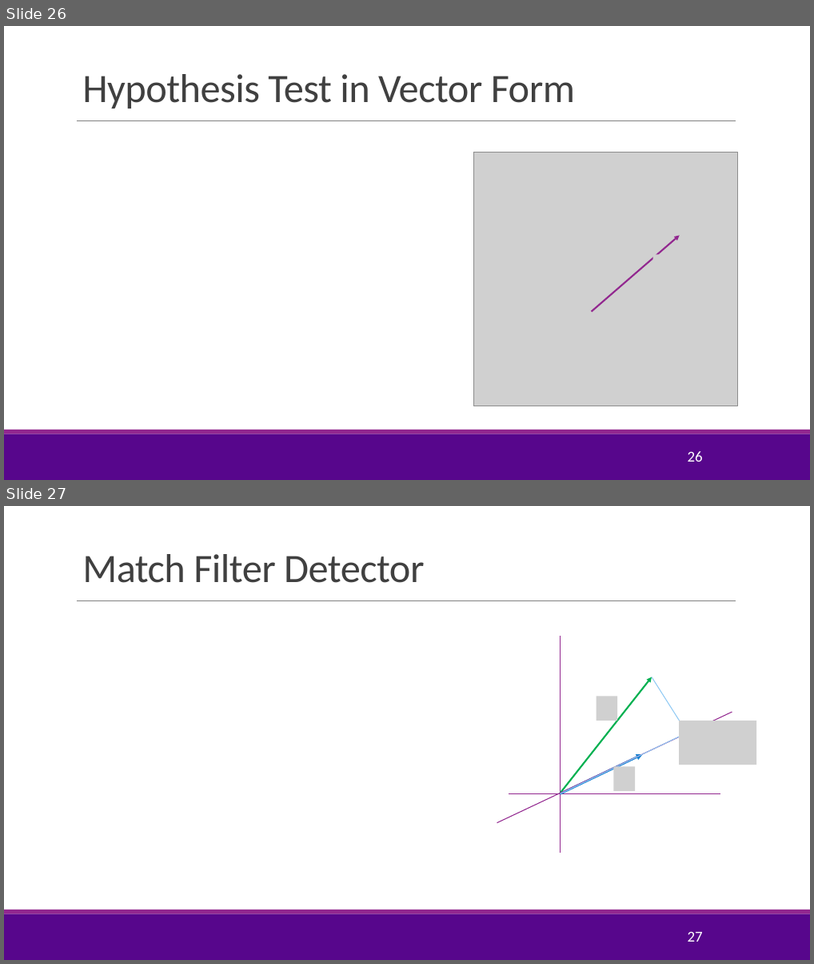
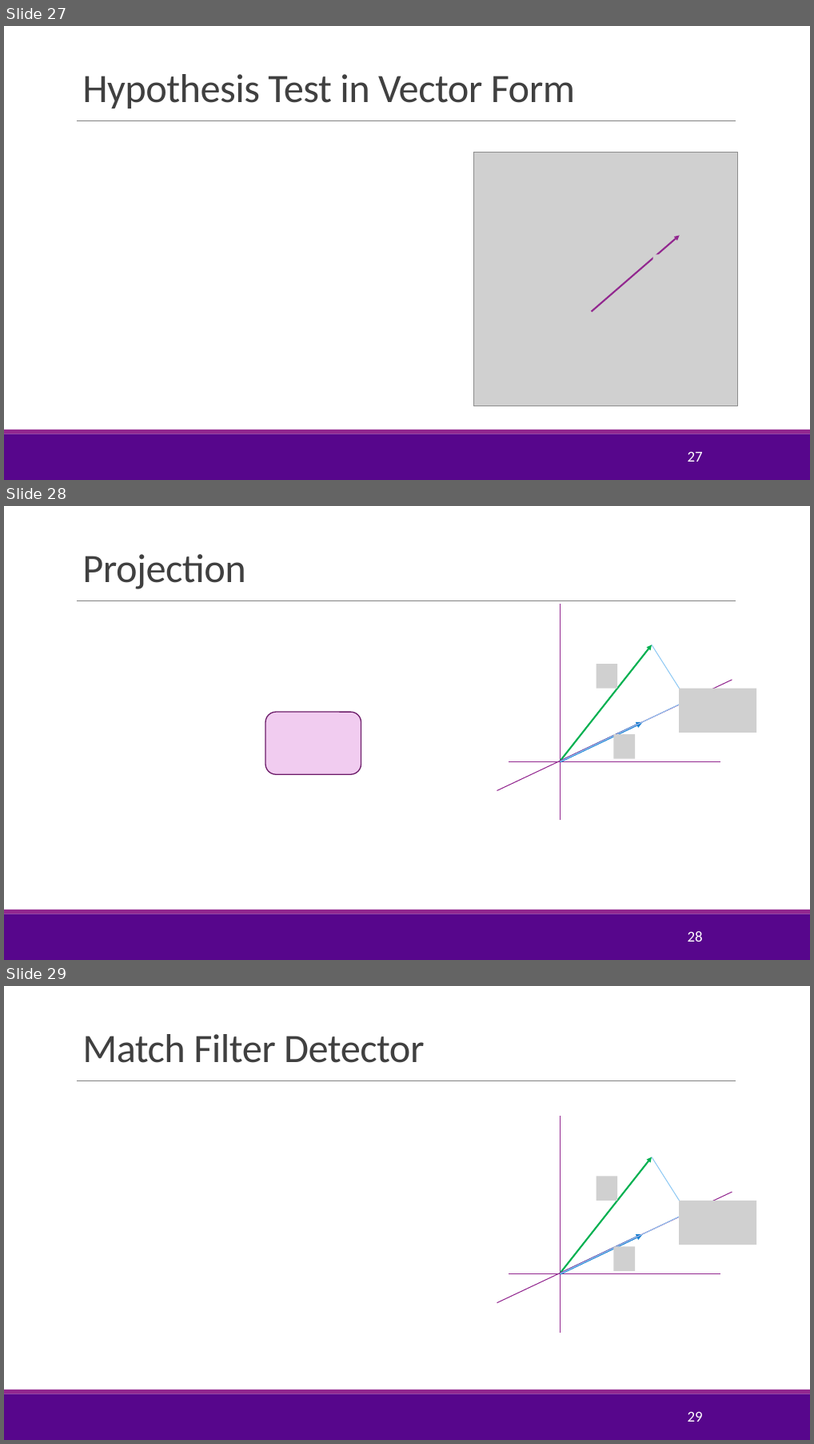
Before and after one commit to sdrangan/digitalcomm, a slide deck: Lectures/Unit07_Sync.pptx. Shown one above the other, each under a label of ours: slides 26 and 27 before the commit, slides 27, 28 and 29 after it. The pictures are 814x964 and 814x1444 pixels, drawn with LibreOffice and Linux fonts; fonts in the diff are those of the drawing; grey boxes stand for pictures; background and template pictures are left out. Boxes give left, top, right and bottom in pixels: in the first picture for what was removed or moved away, otherwise in the second. Text is boxed around its words. In the diff, an @@ line names an element or a change of style, - is before the commit and + after.

```diff
--- a/Lectures/Unit07_Sync.pptx
+++ b/Lectures/Unit07_Sync.pptx
@@ slide 28 added at bbox=[4, 506, 810, 960], background #FFFFFF; not listed: 3 template elements that a slide beside it also shows @@
@@ title added at bbox=[82, 554, 246, 589], 48 pt, text #404040 @@
+Projection
@@ line added from (561, 820) to (561, 604), #92278F 1 pt @@
@@ arrow added from (561, 760) to (652, 644), #00B050 2 pt @@
@@ line added from (652, 644) to (687, 700), #8FC9F4 1 pt @@
@@ picture added at bbox=[597, 664, 618, 688] @@
@@ line added from (497, 790) to (732, 680), #92278F 1 pt @@
@@ picture added at bbox=[679, 688, 757, 732] @@
@@ rounded rectangle added at bbox=[266, 712, 362, 774], fill #F1CCF0, outline #6C1D6A 1.25 pt @@
@@ line added from (561, 761) to (687, 700), #8FC9F4 1 pt @@
@@ arrow added from (561, 761) to (643, 722), #1480D1 2.5 pt @@
@@ picture added at bbox=[614, 734, 635, 758] @@
@@ line added from (509, 761) to (721, 761), #92278F 1 pt @@
@@ page number added at bbox=[688, 931, 703, 941], 18 pt, text #FFFFFF @@
+28
@@ what was slide 26 is now slide 27 @@
@@ page number at bbox=[688, 451, 703, 461]: text changed @@
-26
+27
@@ what was slide 27 is now slide 29 @@
@@ page number at bbox=[688, 1411, 703, 1421]: text changed @@
-27
+29
```
Also in this commit, not shown: 6 slides changed, 16 other slides added, 2 slides removed, 4 other files.
